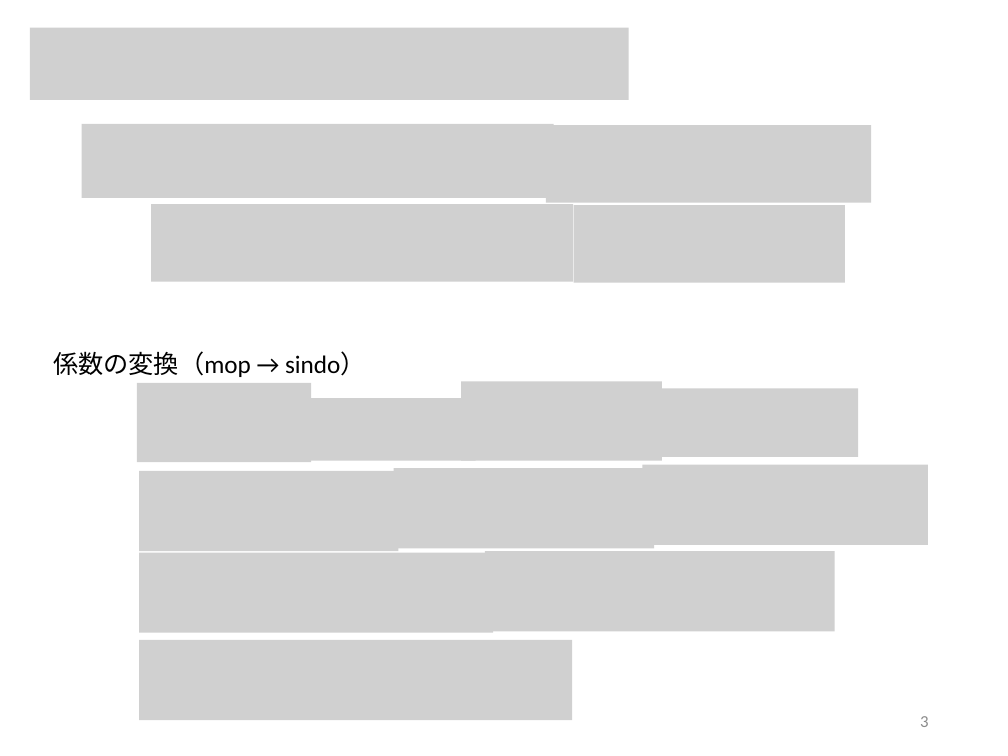
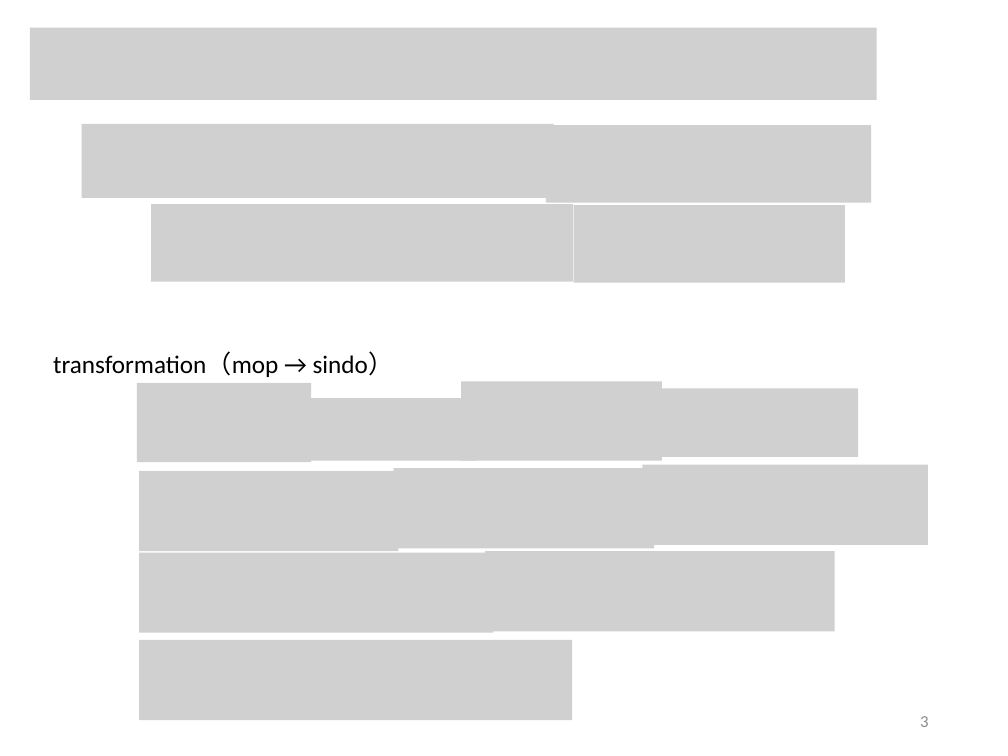
Before and after one commit to yagikiyoshi/sindo, a slide deck: slide 3 of doc/MakePES/notes_on_qffcoeff.pptx. Drawn at 1008x756 pixels with LibreOffice and Linux fonts; fonts in the diff are those of the drawing; grey boxes stand for pictures. Boxes give left, top, right and bottom in pixels: in the first picture for what was removed or moved away, otherwise in the second. Text is boxed around its words. In the diff, an @@ line names an element or a change of style, - is before the commit and + after.

```diff
--- a/doc/MakePES/notes_on_qffcoeff.pptx
+++ b/doc/MakePES/notes_on_qffcoeff.pptx
@@ picture: place and size @@
-picture at bbox=[30, 27, 629, 100]
+picture at bbox=[30, 27, 877, 100]
@@ text at bbox=[53, 352, 394, 377]: text changed @@
-係数の変換（mop → sindo）
+transformation（mop → sindo）
```
Also in this commit, not shown: 1 other slide changed, 1 slide added, 1 slide removed, 4 other files.
